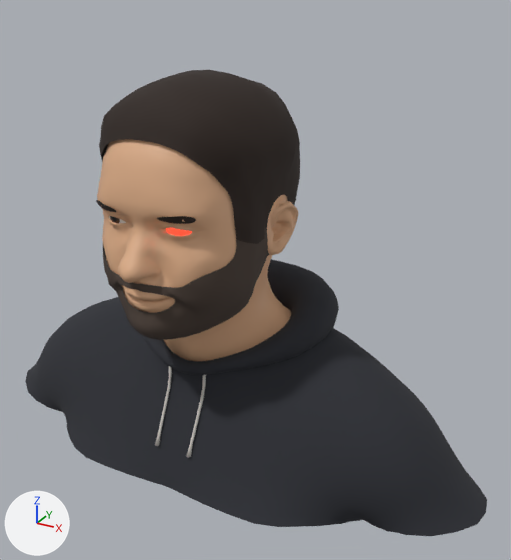
The glTF model art/head/head.glb: old version first, new version second.
Rendered twice from a 50 mm lens placed at (3.87, -5.84, 2.45), pointed at (0.47, 0.36, -0.65). Lighting does not change. The marker at lower left points along +X, +Y and +Z. The first picture is the older version. Where no turn or scale is listed for an object, it has been applied to the vertices. Vertices at exactly the same position are counted once.

Objects in the first picture: 'Hoodie', 'Skin' and 2 more.
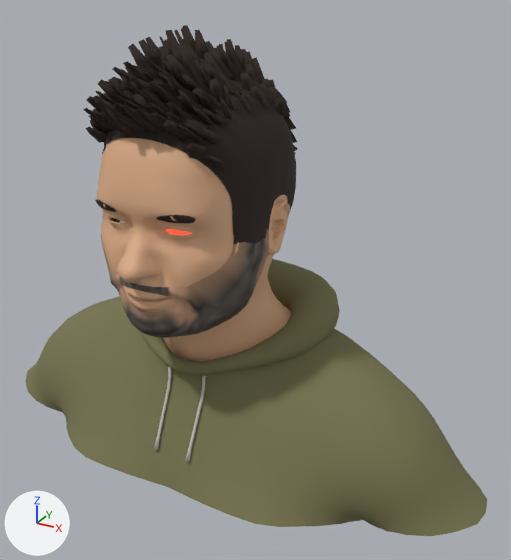
The newer file is also rescaled (x0.97), turned or shifted as a whole; pictures and numbers use the older file's frame.

Edits to the bpy script that builds the scene:
```text
Change mat_hoodie:
    mat_hoodie.base_color: (0.0232, 0.0252, 0.0331) -> (0.184, 0.178, 0.0782)  # dark grey #2a2c33 -> dark yellow #77754f
Change mat_skin:
    where n0 = _N.new('ShaderNodeBsdfPrincipled'); n0.name = 'Principled BSDF'
    remove n0.inputs[0].default_value = (0.73, 0.423, 0.246, 1.0)  # 'Base Color', beige #deae88
    add n2 = _N.new('ShaderNodeMix'); n2.name = 'Mix'
    add n2.data_type = 'RGBA'
    add n2.blend_type = 'MULTIPLY'
    add n2.inputs[0].default_value = 1.0  # 'Factor'
    add n2.inputs[7].default_value = (0.73, 0.423, 0.246, 1.0)  # 'B', beige #deae88
    add n3 = _N.new('ShaderNodeVertexColor'); n3.name = 'Color Attribute'
    add _L.new(n2.outputs[2], n0.inputs[0])  # 'Result' to 'Base Color'
    add _L.new(n3.outputs[0], n2.inputs[6])  # 'Color' to 'A'
Change mat_beard:
    where n0 = _N.new('ShaderNodeBsdfPrincipled'); n0.name = 'Principled BSDF'
    remove n0.inputs[0].default_value = (0.0685, 0.0467, 0.0356, 1.0)  # 'Base Color', brown #4a3d35
    add n2 = _N.new('ShaderNodeVertexColor'); n2.name = 'Color Attribute'
    add _L.new(n2.outputs[0], n0.inputs[0])  # 'Color' to 'Base Color'
Change me_skin:
    used by ob_skin; location = (0.0, 0.0, 0.0)
    remove me_skin.from_pydata(...)  # 5724 vertices, 10944 faces; spans x -1.92..1.92, y -1.26..1.22, z -1.86..1.54
    add me_skin.from_pydata(...)  # 8459 vertices, 14780 faces; spans x -2.21..2.21, y -1.26..1.16, z -1.86..1.96
    me_skin part 1: 112 vertices moved within x -0.88..0.88, y -1.19..1.07, z -0.82..0.67; 3085 vertices removed from x -1.86..1.86, y -1.25..1.22, z -1.78..1.54; 5820 vertices added at x -2.21..2.21, y -1.25..1.16, z -1.82..1.96
```

What differs and where, as boxes [x1, y1, x2, y2] in the pictures (511 x 560 px):
'Hoodie', recoloured (dark grey to dark yellow)
    both: [25, 260, 487, 536]
'Skin', recoloured, reshaped (15% taller)
    before: [96, 70, 300, 361]
    after: [83, 25, 298, 361]
